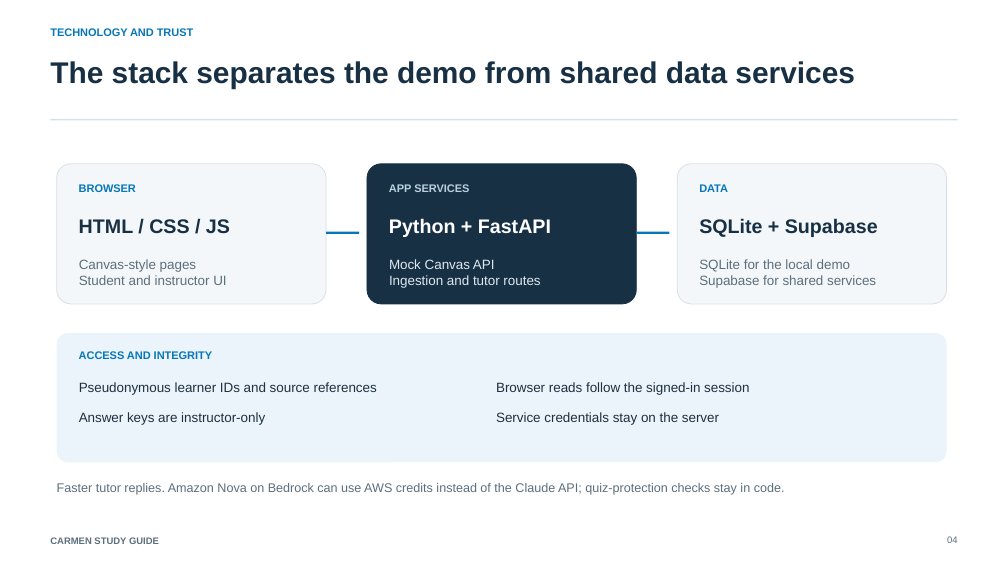
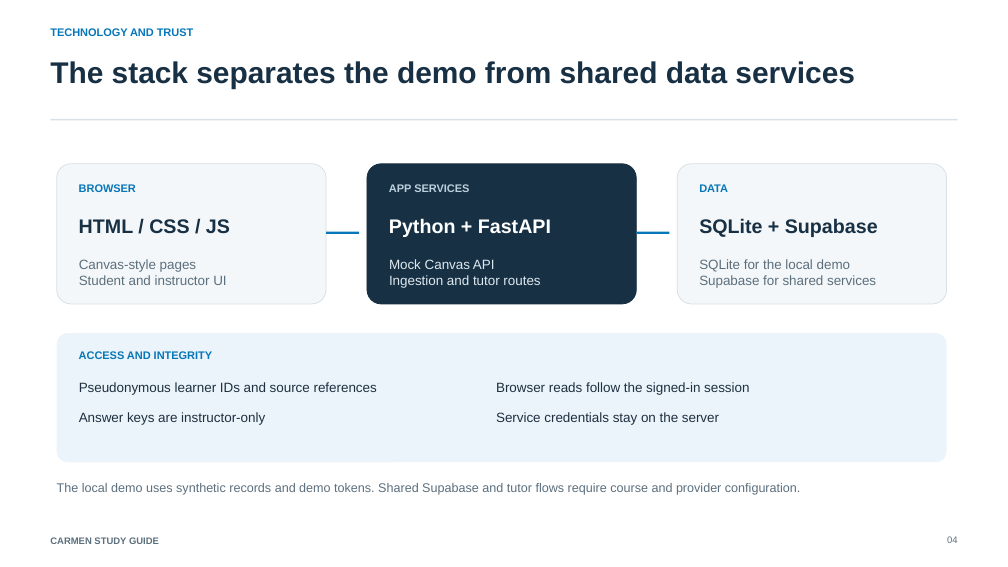
Before and after one commit to Derekrissler/HackOhio2026, a slide deck: slide 4 of powerpoints.pptx. Drawn at 1008x567 pixels with LibreOffice and Linux fonts; fonts in the diff are those of the drawing. Boxes give left, top, right and bottom in pixels: in the first picture for what was removed or moved away, otherwise in the second. Text is boxed around its words. In the diff, an @@ line names an element or a change of style, - is before the commit and + after.

Commit message:
Revert PowerPoint tutor-update deck change
Keep the tutor updates in 00a2f13 and restore the project-focused deck.

```diff
--- a/powerpoints.pptx
+++ b/powerpoints.pptx
@@ text at (x1=57, y1=483, x2=801, y2=495): text changed @@
-Faster tutor replies. Amazon Nova on Bedrock can use AWS credits instead of the Claude API; quiz-protection checks stay in code.
+The local demo uses synthetic records and demo tokens. Shared Supabase and tutor flows require course and provider configuration.
```
Also in this commit, not shown: 2 other slides changed.
